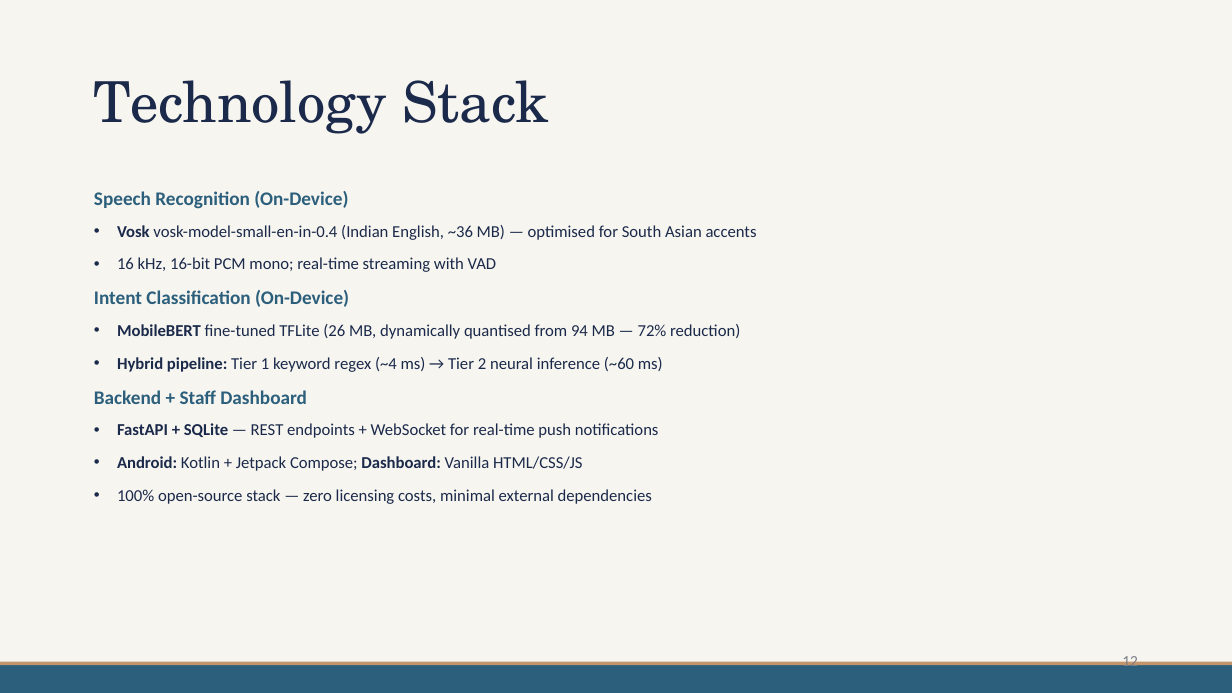
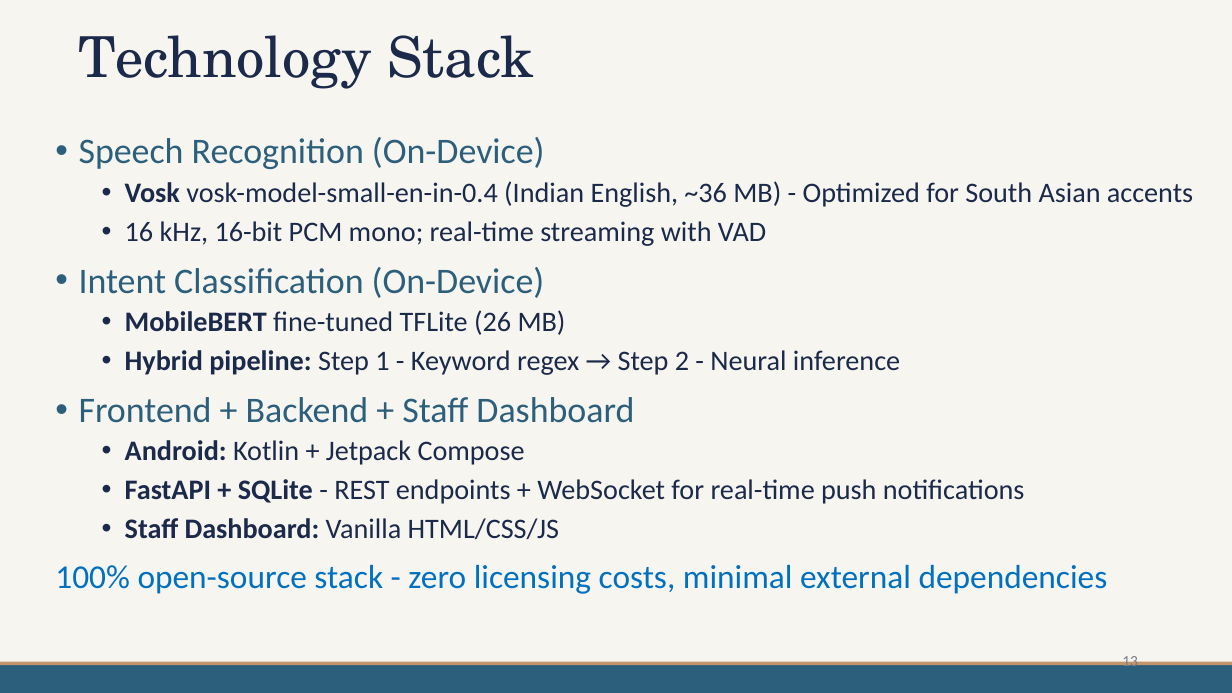
Before and after one commit to mdpw/msc-research, a slide deck: slide 13 of documents/Viva Presentation.pptx (slide 12 before the commit). Drawn at 1232x693 pixels with LibreOffice and Linux fonts; fonts in the diff are those of the drawing. Boxes give left, top, right and bottom in pixels: in the first picture for what was removed or moved away, otherwise in the second. Text is boxed around its words. In the diff, an @@ line names an element or a change of style, - is before the commit and + after.

Commit message:
modify ppt

```diff
--- a/documents/Viva Presentation.pptx
+++ b/documents/Viva Presentation.pptx
@@ title "Technology Stack": place and size @@
-title "Technology Stack" at [94, 80, 549, 134]
+title "Technology Stack" at [79, 35, 534, 89]
@@ text "Speech Recognition (On-Device)": place and size @@
-text "Speech Recognition (On-Device)" at [94, 191, 757, 504]
+text "Speech Recognition (On-Device)" at [55, 137, 1193, 594]
@@ text at [79, 137, 766, 298]: size 15 to 28 pt, bold off in "Speech Recognition (On-Device)", "Intent Classification (On-Device)"; size 13 to 22 pt in "16 kHz, 16-bit PCM mono; real-time streaming ..."; bullet none to •; list level 1 to 2 in "16 kHz, 16-bit PCM mono; ..." @@
@@ text at [125, 181, 1193, 207]: text changed; size 13 to 22 pt @@
-• Vosk vosk-model-small-en-in-0.4 (Indian English, ~36 MB) — optimised for South Asian accents
+  • Vosk vosk-model-small-en-in-0.4 (Indian English, ~36 MB) - Optimized for South Asian accents
@@ text at [55, 310, 1108, 594]: text changed; size 13 to 22 pt @@
-• MobileBERT fine-tuned TFLite (26 MB, dynamically quantised from 94 MB — 72% reduction)
-• Hybrid pipeline: Tier 1 keyword regex (~4 ms) → Tier 2 neural inference (~60 ms)
-Backend + Staff Dashboard
-• FastAPI + SQLite — REST endpoints + WebSocket for real-time push notifications
-• Android: Kotlin + Jetpack Compose; Dashboard: Vanilla HTML/CSS/JS
-• 100% open-source stack — zero licensing costs, minimal external dependencies
+  • MobileBERT fine-tuned TFLite (26 MB)
+  • Hybrid pipeline: Step 1 - Keyword regex → Step 2 - Neural inference
+• Frontend + Backend + Staff Dashboard
+  • Android: Kotlin + Jetpack Compose
+  • FastAPI + SQLite - REST endpoints + WebSocket for real-time push notifications
+  • Staff Dashboard: Vanilla HTML/CSS/JS
+100% open-source stack - zero licensing costs, minimal external dependencies
```
Also in this commit, not shown: 3 other slides changed, 8 slides added, 2 slides removed.
